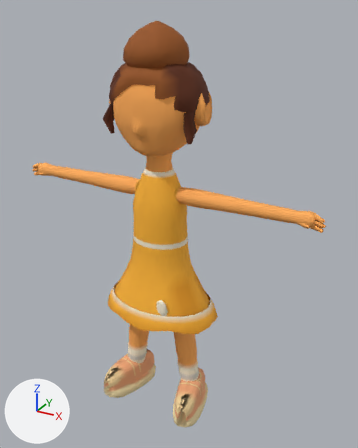
A saved change to the glTF model public/v2/models/kid_peaches.glb.
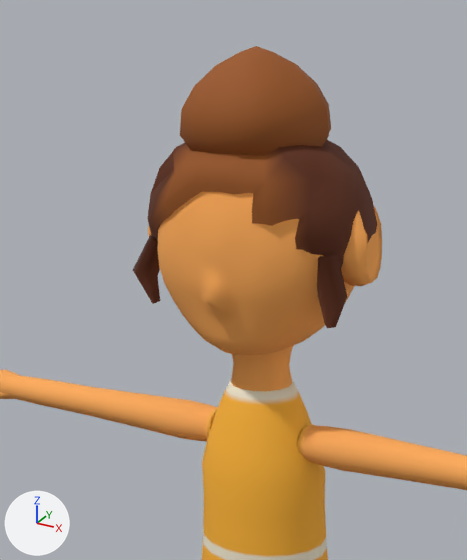
Each version appears first whole from a 50 mm lens placed at (2.36, -3.9, 4.12), pointed at (0.14, 0.15, 2.09), and next in a close-up on the part from 12% to 70% of the width and 0% to 55% of the height. The axes (+X, +Y, +Z) are drawn at lower left. The lights are the same throughout. The first two pictures are the older version. Objects named as collision shapes, trigger or cutter boxes, shadow casters or lower levels of detail are left out. Vertices at exactly the same position are counted once.

In view in the first close-up: 'kid_peaches_LOD0'.
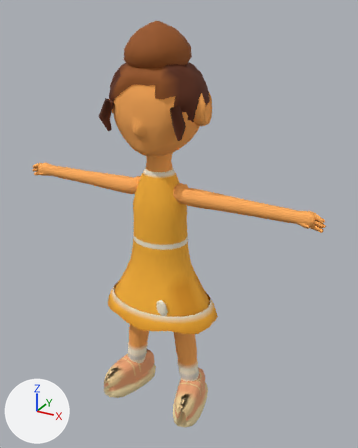
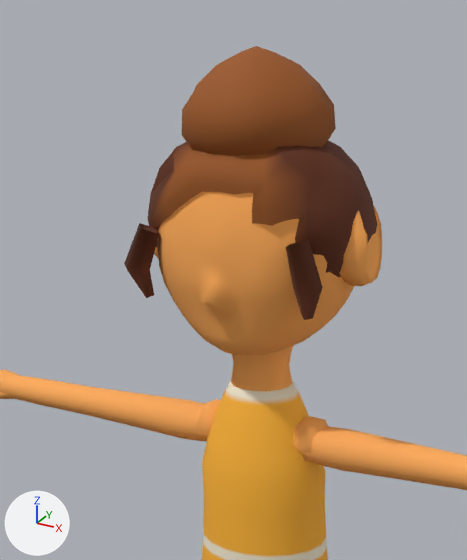
The change, as a diff of the scene's bpy script:
```diff
--- a/public/v2/models/kid_peaches.glb.py
+++ b/public/v2/models/kid_peaches.glb.py
@@ me_kid_peaches_lod0_mesh_001 @@
 # used by ob_kid_peaches_lod0; location = (0.0, 0.0, 0.0)
-me_kid_peaches_lod0_mesh_001.from_pydata(...)  # 3411 vertices, 6422 faces; spans x -1.62..1.62, y -0.46..0.51, z 0.01..4.01
+me_kid_peaches_lod0_mesh_001.from_pydata(...)  # 3451 vertices, 6494 faces; spans x -1.62..1.62, y -0.46..0.49, z 0.01..4.01
+# me_kid_peaches_lod0_mesh_001 part 1: a new loose piece, a UV sphere (6 segments, 4 rings, poles along z) spanning x 0.13..0.33, y -0.09..0.1, z 2.38..2.59, in mat_m_body
+# me_kid_peaches_lod0_mesh_001 part 2: a new loose piece, a UV sphere (6 segments, 4 rings, poles along z) spanning x -0.33..-0.13, y -0.09..0.1, z 2.38..2.59, in mat_m_body
+# me_kid_peaches_lod0_mesh_001 part 3: a new loose piece of 14 vertices spanning x 0.28..0.45, y -0.36..-0.23, z 3.07..3.37, in mat_m_hair
+# me_kid_peaches_lod0_mesh_001 part 4: a new loose piece of 14 vertices spanning x -0.45..-0.28, y -0.36..-0.23, z 3.07..3.37, in mat_m_hair
+# me_kid_peaches_lod0_mesh_001 part 5
+# 28 vertices are removed from x -0.49..0.49, y -0.25..-0.1, z 3.02..3.3
+# 48 faces are deleted
+# 8 vertices in x -0.06..0.06, y -0.39..0.29, z 3.12..3.79 move by (0.0, -0.01, 0.0)
+# 7 vertices in x -0.24..0.31, y -0.1..0.12, z 3.58..3.94 move by (0.01, 0.0, 0.0)
+# 7 vertices in x -0.31..0.24, y -0.1..0.12, z 3.58..3.94 move by (-0.01, 0.0, 0.0)
+# 6 vertices in x -0.16..0.19, y -0.21..0.25, z 3.58..3.94 move by (0.01, 0.01, 0.0)
+# 6 vertices in x -0.19..0.16, y -0.21..0.25, z 3.58..3.94 move by (-0.01, 0.01, 0.0)
+# 3 vertices in x 0.13..0.24, y 0.07..0.12, z 3.58..3.94 move by (-0.02, -0.01, 0.0)
+# 47 vertices move from x -0.3..0.3, y -0.39..0.51, z 2.98..3.94 to x -0.33..0.33, y -0.41..0.41, z 3.0..3.94
 me_kid_peaches_lod0_mesh_001.materials.append(mat_m_body)
```

What differs and where, as boxes (x1, y1, x2, y2) in the close-ups (467 x 560 px; the box of a moved part takes in the faces that stretch with it):
part 1 of me_kid_peaches_lod0_mesh_001, added (orange)
    after: (293, 416, 328, 462)
part 2 of me_kid_peaches_lod0_mesh_001, added (orange)
    after: (196, 399, 221, 441)
part 3 of me_kid_peaches_lod0_mesh_001, added (brown)
    after: (286, 240, 323, 320)
part 4 of me_kid_peaches_lod0_mesh_001, added (brown)
    after: (124, 223, 159, 298)
part 5 of me_kid_peaches_lod0_mesh_001, moved or reshaped
    before: (133, 52, 347, 328)
    after: (182, 52, 336, 314)
